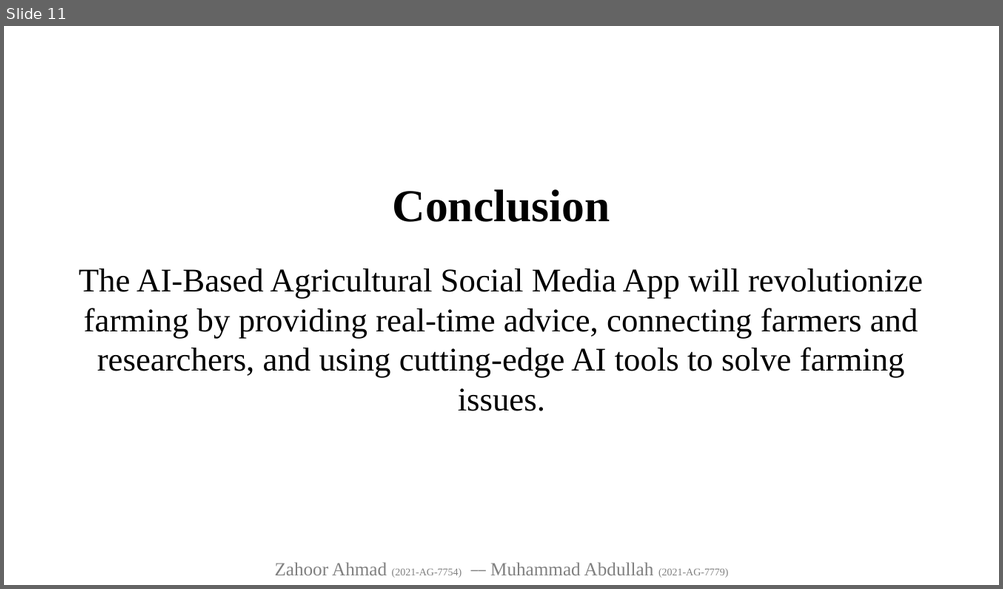
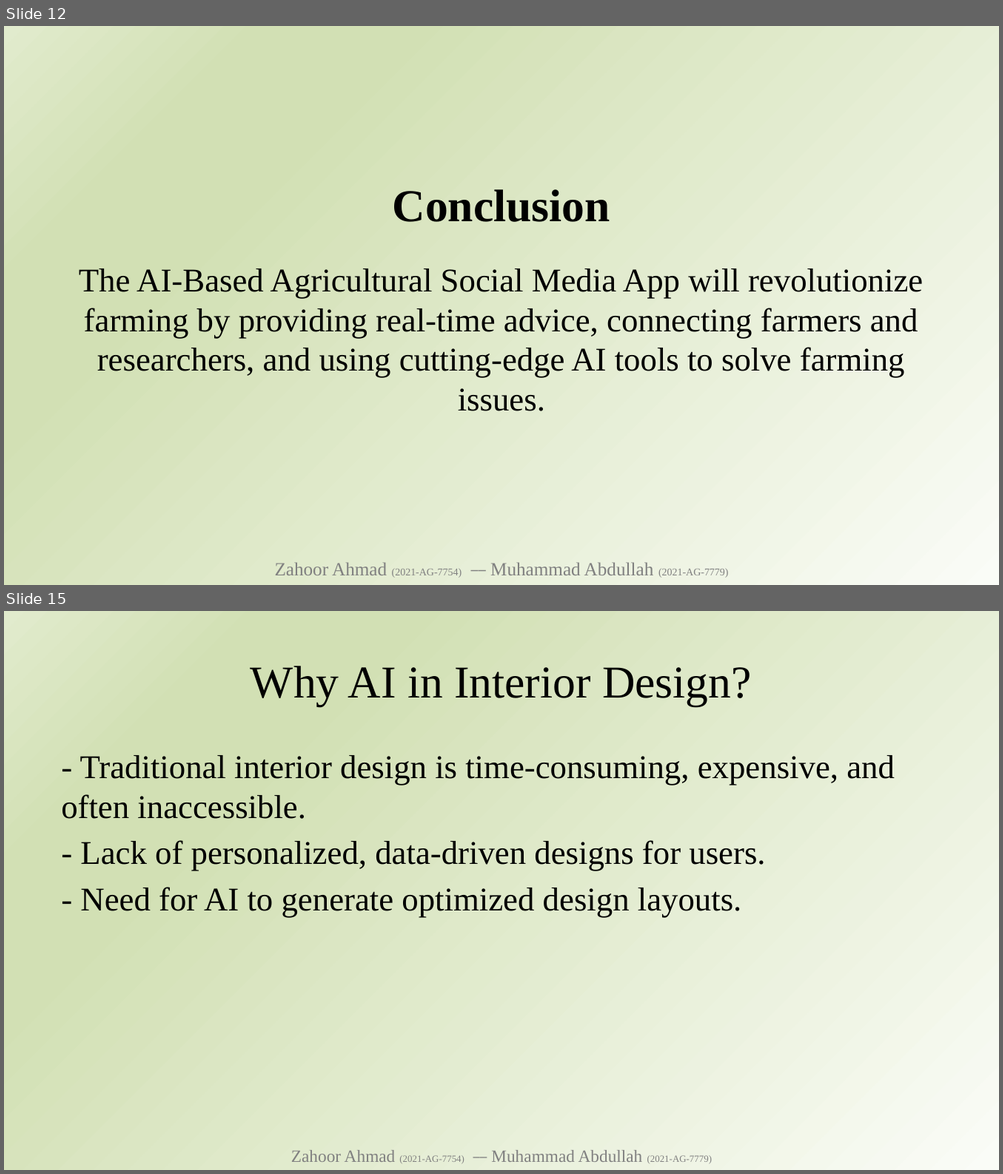
Before and after one commit to zahooronly/FYP, a slide deck: FYP AI Based Agricultural Social Media App Zahoor - Abdullah.pptx. Shown one above the other, each under a label of ours: slide 11 before the commit, slides 12 and 15 after it; the slides between them are not shown. The pictures are 1003x589 and 1003x1174 pixels, drawn with LibreOffice and Linux fonts; fonts in the diff are those of the drawing. Boxes give left, top, right and bottom in pixels: in the first picture for what was removed or moved away, otherwise in the second. Text is boxed around its words. In the diff, an @@ line names an element or a change of style, - is before the commit and + after.

```diff
--- a/FYP AI Based Agricultural Social Media App Zahoor - Abdullah.pptx
+++ b/FYP AI Based Agricultural Social Media App Zahoor - Abdullah.pptx
@@ slide 15 added at (4, 611, 999, 1170), background gradient #FAFCF7 to #D2E0B4 to #E1EBCD @@
@@ title added at (250, 666, 751, 706), 44 pt, text #000000 @@
+Why AI in Interior Design?
@@ text added at (61, 755, 894, 918), 32 pt, text #000000 @@
+- Traditional interior design is time-consuming, expensive, and often inaccessible.
+- Lack of personalized, data-driven designs for users.
+- Need for AI to generate optimized design layouts.
@@ text added at (291, 1150, 712, 1165), 16.6 pt, text #808080 @@
+Zahoor Ahmad (2021-AG-7754) ⎯⎯ Muhammad Abdullah (2021-AG-7779)
@@ what was slide 11 is now slide 12 @@
@@ slide 12 changed as well @@
@@ background #FFFFFF to gradient #FAFCF7 to #D2E0B4 to #E1EBCD @@
```
Also in this commit, not shown: 10 other slides changed, 11 other slides added, 1 other file.
